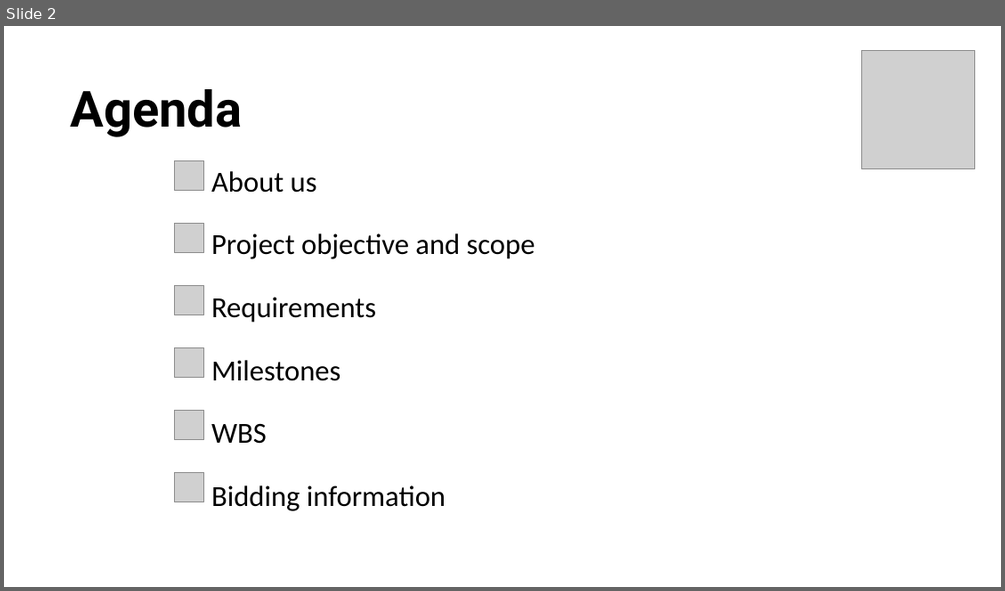
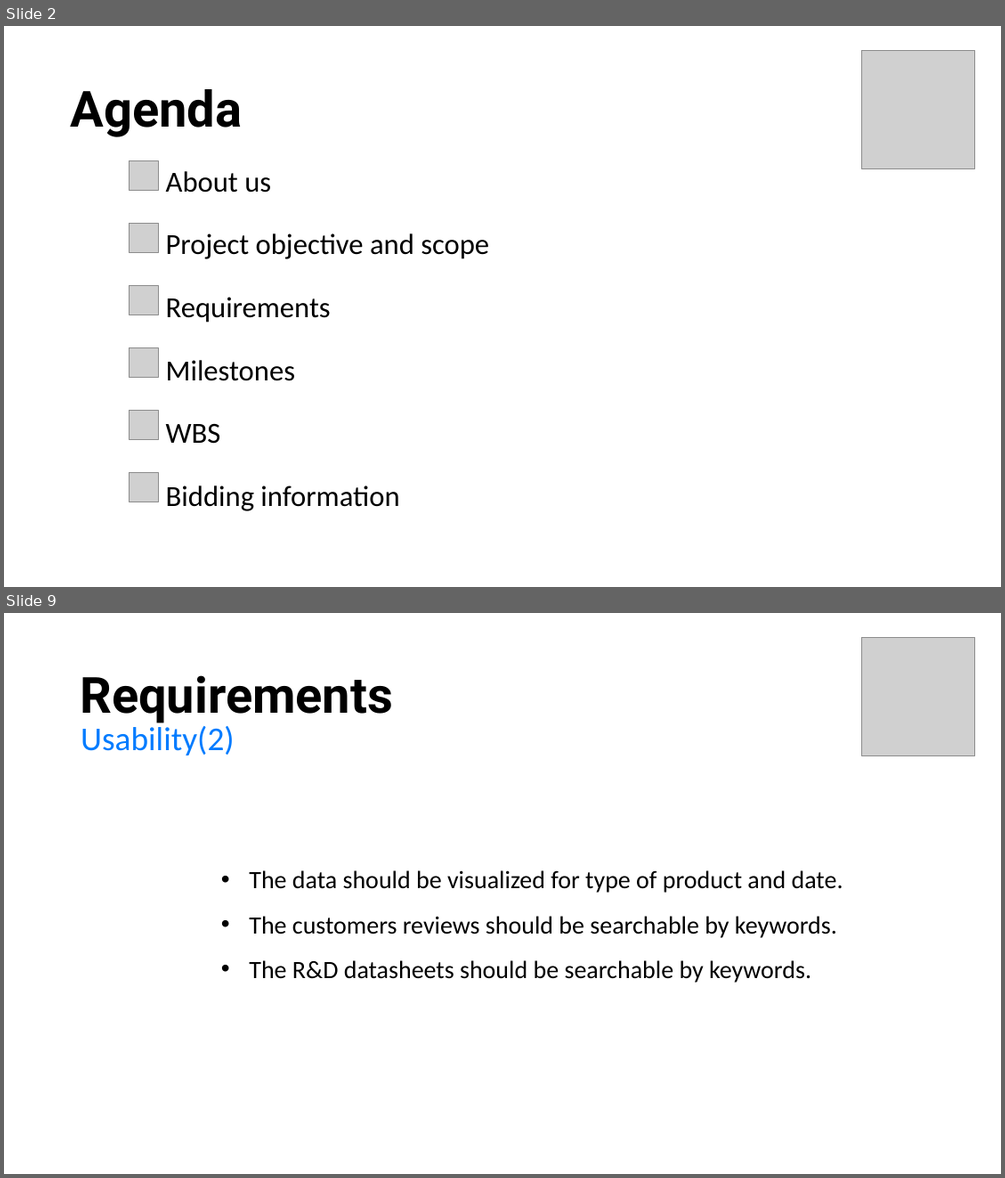
Before and after one commit to seraogianluca/IR2, a slide deck: PM/RFP Presentation.pptx. Shown one above the other, each under a label of ours: slide 2 before the commit, slides 2 and 9 after it; the slides between them are not shown. The pictures are 1005x591 and 1005x1178 pixels, drawn with LibreOffice and Linux fonts; fonts in the diff are those of the drawing; grey boxes stand for pictures. Boxes give left, top, right and bottom in pixels: in the first picture for what was removed or moved away, otherwise in the second. Text is boxed around its words. In the diff, an @@ line names an element or a change of style, - is before the commit and + after.

```diff
--- a/PM/RFP Presentation.pptx
+++ b/PM/RFP Presentation.pptx
@@ slide 9 added at (4,613,1001,1174), background #FFFFFF @@
@@ picture added at (862,637,975,755) @@
@@ title added at (80,675,393,723), 48 pt, text #000000, bold @@
+Requirements
@@ text added at (81,722,235,755), 32 pt, text #007BFF @@
+Usability(2)
@@ text added at (249,870,843,982), 24 pt, text #000000 @@
+    • The data should be visualized for type of product and date.
+    • The customers reviews should be searchable by keywords.
+    • The R&D datasheets should be searchable by keywords.
@@ slide 2 changed as well @@
@@ 6 pictures, 1 subtitle: place and size @@
-6 pictures, 1 subtitle at (175,160,535,511)
+6 pictures, 1 subtitle at (129,160,489,511)
```
Also in this commit, not shown: 2 other slides changed, 14 other slides added, 6 other files.
